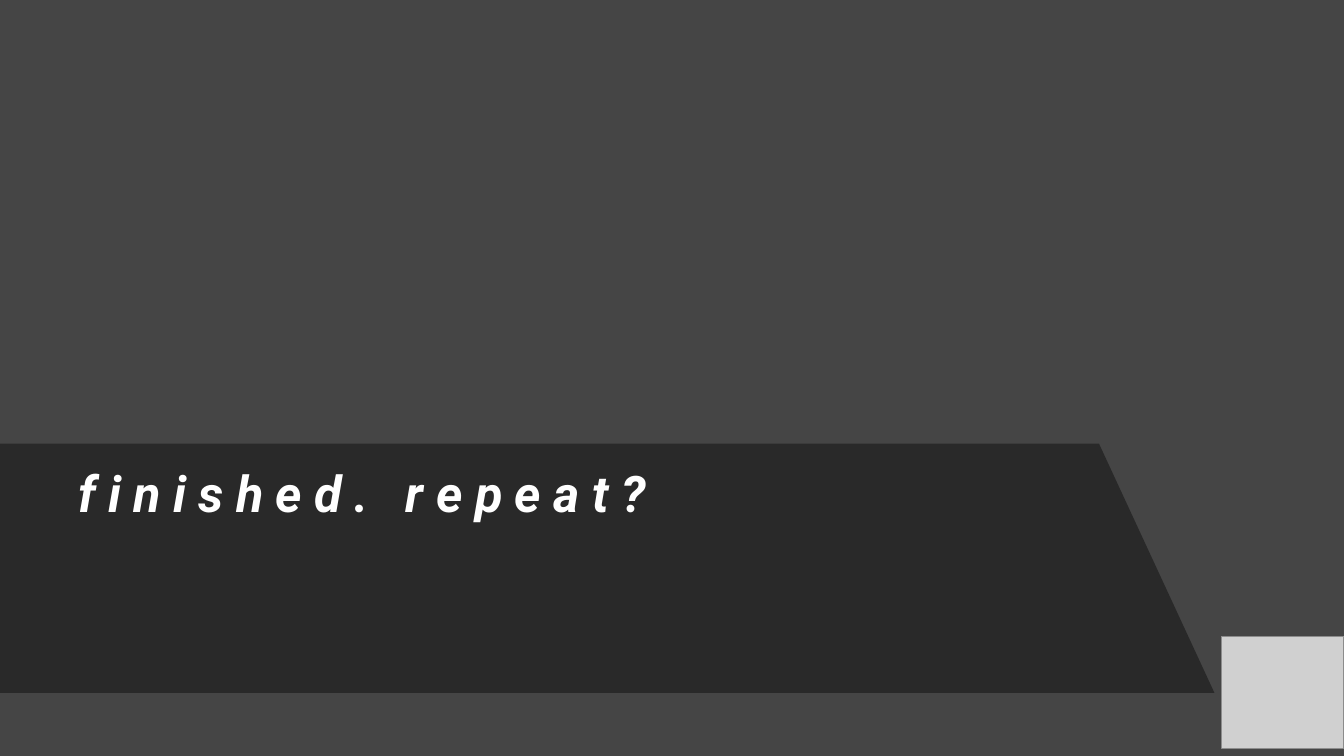
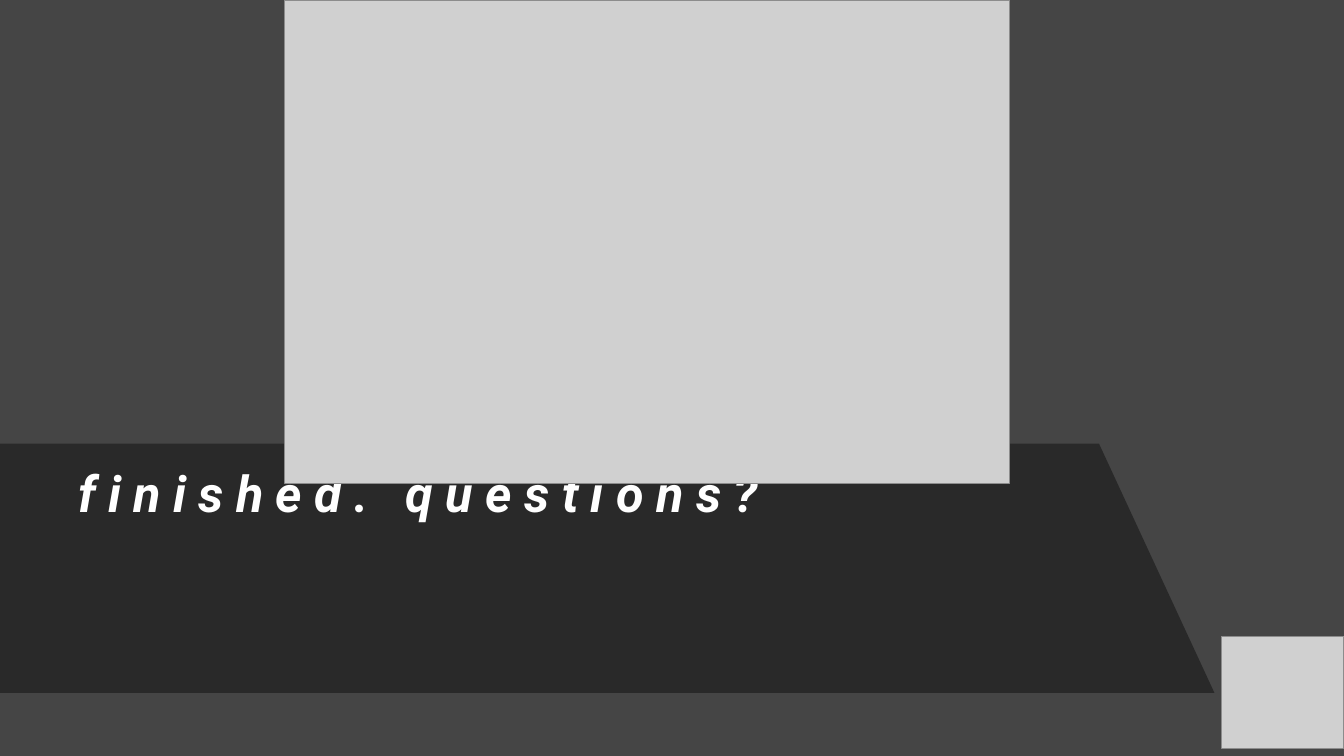
Before and after one commit to iastanehasl/Project-One, a slide deck: slide 15 of Spotipy Presentation 10.27.pptx (slide 11 before the commit). Drawn at 1344x756 pixels with LibreOffice and Linux fonts; fonts in the diff are those of the drawing; grey boxes stand for pictures. Boxes give left, top, right and bottom in pixels: in the first picture for what was removed or moved away, otherwise in the second. Text is boxed around its words. In the diff, an @@ line names an element or a change of style, - is before the commit and + after.

Commit message:
updated presentation slides

```diff
--- a/Spotipy Presentation 10.27.pptx
+++ b/Spotipy Presentation 10.27.pptx
@@ picture added at (284, 0, 1010, 483) @@
@@ text at (78, 465, 721, 523): text changed @@
-f i n i s h e d . r e p e a t ?
+f i n i s h e d . q u e s t i o n s ?
```
Also in this commit, not shown: 1 other slide changed, 4 slides added.
